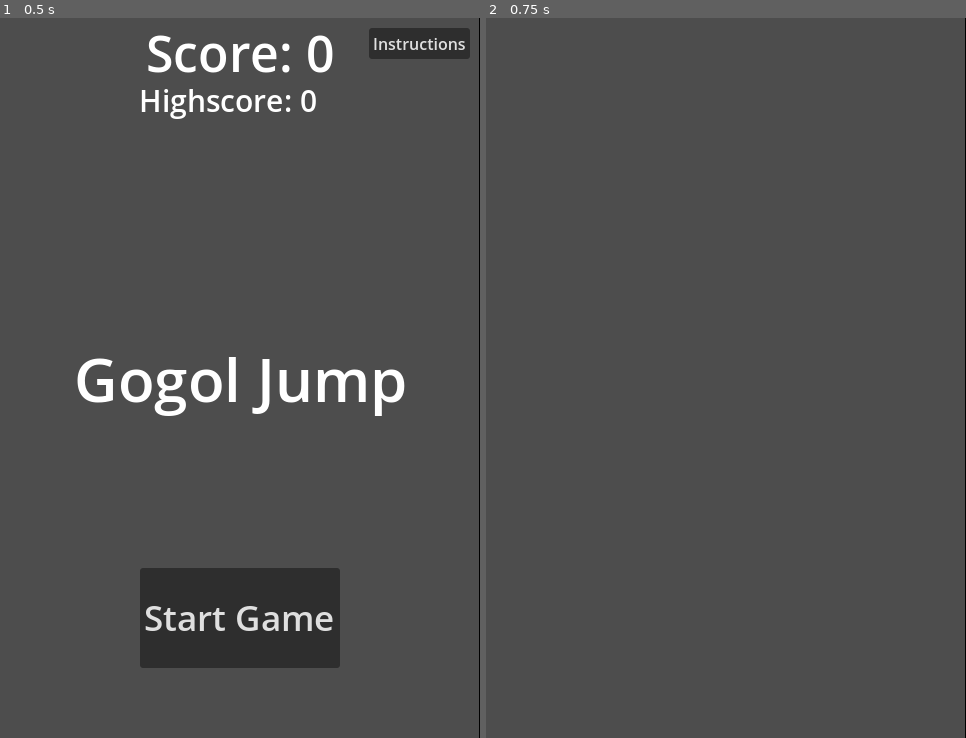
Above: before the commit, frames 1-2 (left to right).
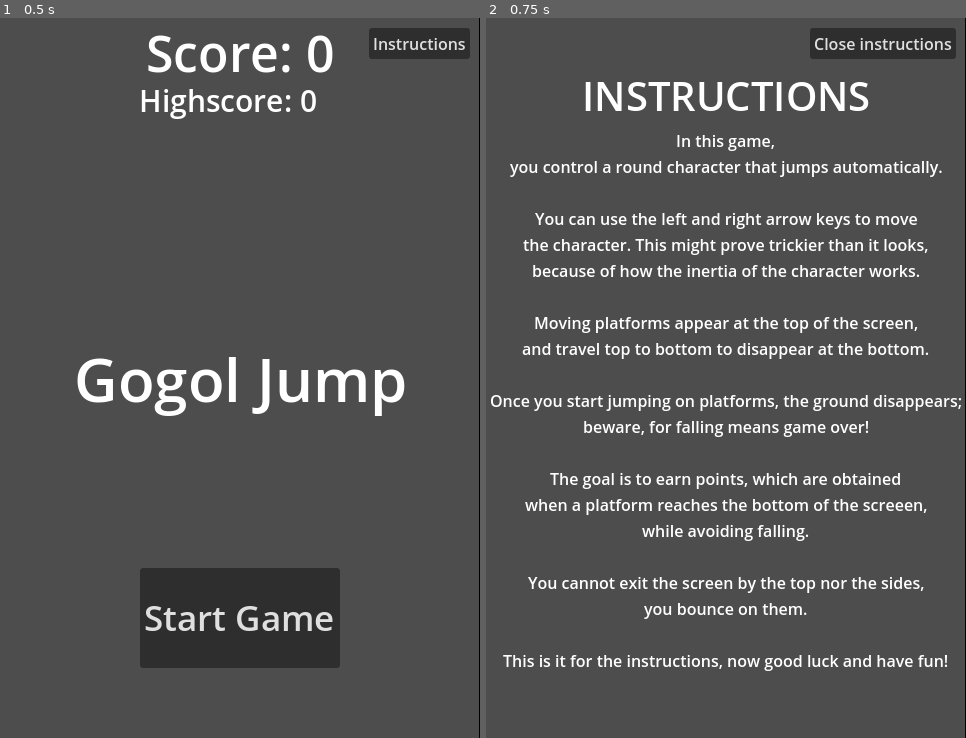
Above: after the commit, the same moments.

Repository: SpaceMonkey-MH/GogolJump
Game: Godot game, scene res://Scenes/Main/main.tscn
Same seed, same stepped clock (60 frames per second), same inputs: the game is played once before the commit and once after it.
Inputs:
- Up to frame 1 (0.5 s): no input
- Up to frame 2 (0.75 s): click "Instructions" at 0.5 s

Frame 1 is identical in both runs. In frame 2, 10% of the frame differs, in the area x 1-99%, y 1-91%.

Commit message:
Added instructions
Added an instruction panel with a button to toggle it.

Diff:
--- a/Scenes/HUD/hud.gd
+++ b/Scenes/HUD/hud.gd
@@ -2,6 +2,7 @@
 
 # Notifies `Main` scene that the StartButton has been pressed.
 signal start_game
+signal instructions
 
 var start_pressed = false	# Whether the start jumping button has been pressed (space bar).
 var score_hud	# Needed to get the score in this script.
@@ -35,6 +36,7 @@
 	# Make a one-shot timer and wait for it to finish.
 	await get_tree().create_timer(1.0).timeout
 	$StartButton.show()
+	$InstructionsButton.show()
 	# print("show_game_over")
 	update_highscore(score_hud)
 
@@ -63,6 +65,7 @@
 # Handles what happens when the StartButton is pressed.
 func _on_start_button_pressed():
 	$StartButton.hide()
+	$InstructionsButton.hide()
 	start_game.emit()	# Sends a signal to the main scene that the game should start.
 
 
@@ -99,3 +102,4 @@
 
 func _on_instructions_button_pressed():
 	hide()
+	instructions.emit()
--- /dev/null
+++ b/Scenes/HUD/instructions_hud.gd
@@ -0,0 +1,19 @@
+extends CanvasLayer
+
+signal close_instructions
+
+# Called when the node enters the scene tree for the first time.
+func _ready():
+	hide()
+
+
+# Called every frame. 'delta' is the elapsed time since the previous frame.
+func _process(delta):
+	pass
+
+
+
+
+func _on_close_instructions_button_pressed():
+	hide()
+	close_instructions.emit()
--- /dev/null
+++ b/Scenes/HUD/instructions_hud.tscn
@@ -0,0 +1,67 @@
+[gd_scene load_steps=2 format=3 uid="uid://b4du3bttuqpsk"]
+
+[ext_resource type="Script" path="res://Scenes/HUD/instructions_hud.gd" id="1_v46e1"]
+
+[node name="InstructionsHUD" type="CanvasLayer"]
+script = ExtResource("1_v46e1")
+
+[node name="CloseInstructionsButton" type="Button" parent="."]
+anchors_preset = 1
+anchor_left = 1.0
+anchor_right = 1.0
+offset_left = -111.0
+offset_top = 10.0
+offset_right = -10.0
+offset_bottom = 41.0
+grow_horizontal = 0
+text = "Close instructions"
+
+[node name="Title" type="Label" parent="."]
+anchors_preset = 5
+anchor_left = 0.5
+anchor_right = 0.5
+offset_left = -144.0
+offset_top = 50.0
+offset_right = 144.0
+offset_bottom = 108.0
+grow_horizontal = 2
+theme_override_font_sizes/font_size = 40
+text = "INSTRUCTIONS"
+
+[node name="Instructions" type="Label" parent="."]
+anchors_preset = 8
+anchor_left = 0.5
+anchor_top = 0.5
+anchor_right = 0.5
+anchor_bottom = 0.5
+offset_left = -236.5
+offset_top = -250.0
+offset_right = 236.5
+offset_bottom = 296.0
+grow_horizontal = 2
+grow_vertical = 2
+text = "In this game,
+you control a round character that jumps automatically.
+
+You can use the left and right arrow keys to move
+the character. This might prove trickier than it looks,
+because of how the inertia of the character works.
+
+Moving platforms appear at the top of the screen,
+and travel top to bottom to disappear at the bottom.
+
+Once you start jumping on platforms, the ground disappears;
+beware, for falling means game over!
+
+The goal is to earn points, which are obtained
+when a platform reaches the bottom of the screeen,
+while avoiding falling.
+
+You cannot exit the screen by the top nor the sides,
+you bounce on them.
+
+This is it for the instructions, now good luck and have fun!"
+horizontal_alignment = 1
+vertical_alignment = 1
+
+[connection signal="pressed" from="CloseInstructionsButton" to="." method="_on_close_instructions_button_pressed"]
--- a/Scenes/Main/main.gd
+++ b/Scenes/Main/main.gd
@@ -122,3 +122,12 @@
 
 func on_start_pressed():	# Connected via code.
 	$HUD.start_pressed = true
+
+
+
+func _on_hud_instructions():	# Connected to the instructions button.
+	$InstructionsHUD.show()
+
+
+func _on_instructions_hud_close_instructions():
+	$HUD.show()
--- a/Scenes/Main/main.tscn
+++ b/Scenes/Main/main.tscn
@@ -6,6 +6,7 @@
 [ext_resource type="PackedScene" uid="uid://d3h1mcp7snohv" path="res://Scenes/Platform/moving_platform.tscn" id="4_bvxep"]
 [ext_resource type="PackedScene" uid="uid://bdc5630p27s30" path="res://Scenes/death_zone.tscn" id="5_i6nd2"]
 [ext_resource type="PackedScene" uid="uid://d2j5xf044aly4" path="res://Scenes/HUD/hud.tscn" id="6_wrhyc"]
+[ext_resource type="PackedScene" uid="uid://b4du3bttuqpsk" path="res://Scenes/HUD/instructions_hud.tscn" id="7_68s3j"]
 
 [sub_resource type="Curve2D" id="Curve2D_vw1py"]
 _data = {
@@ -66,7 +67,11 @@
 
 [node name="HUD" parent="." instance=ExtResource("6_wrhyc")]
 
+[node name="InstructionsHUD" parent="." instance=ExtResource("7_68s3j")]
+
 [connection signal="timeout" from="PlatformTimer" to="." method="_on_platform_timer_timeout"]
 [connection signal="body_entered" from="DeathZone" to="." method="_on_death_zone_body_entered"]
 [connection signal="timeout" from="MetaGameTimer" to="." method="_on_meta_game_timer_timeout"]
+[connection signal="instructions" from="HUD" to="." method="_on_hud_instructions"]
 [connection signal="start_game" from="HUD" to="." method="new_game"]
+[connection signal="close_instructions" from="InstructionsHUD" to="." method="_on_instructions_hud_close_instructions"]
Not shown: 1 places in Scenes/Main/main.tscn that only renumber resources
